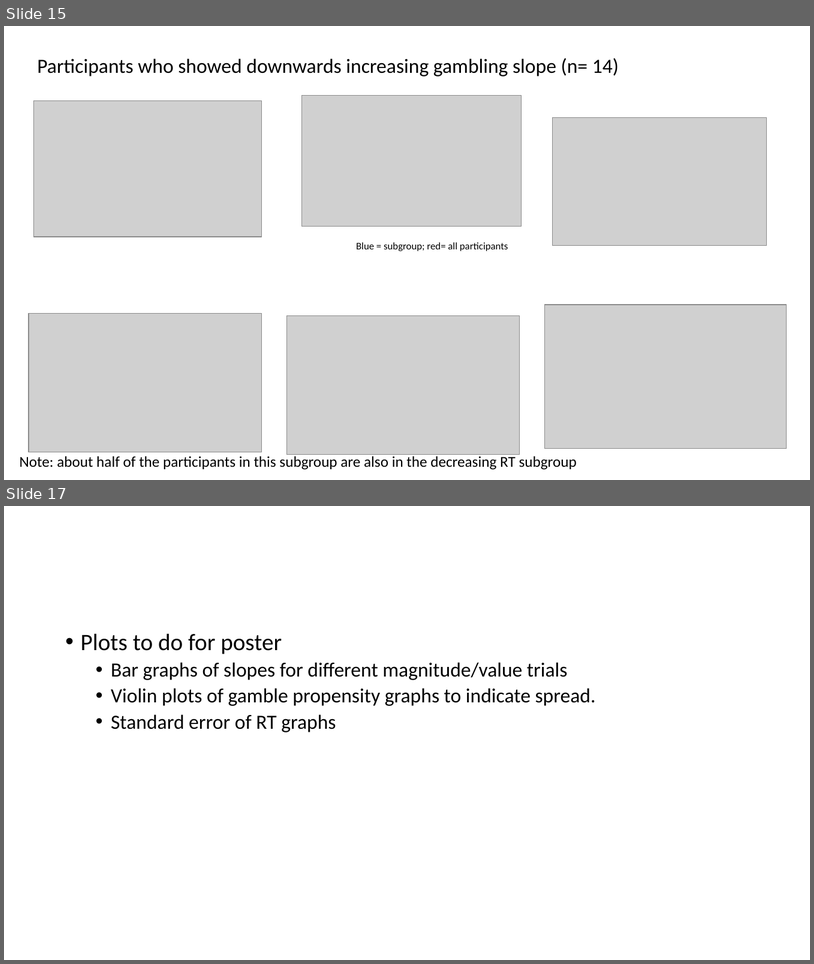
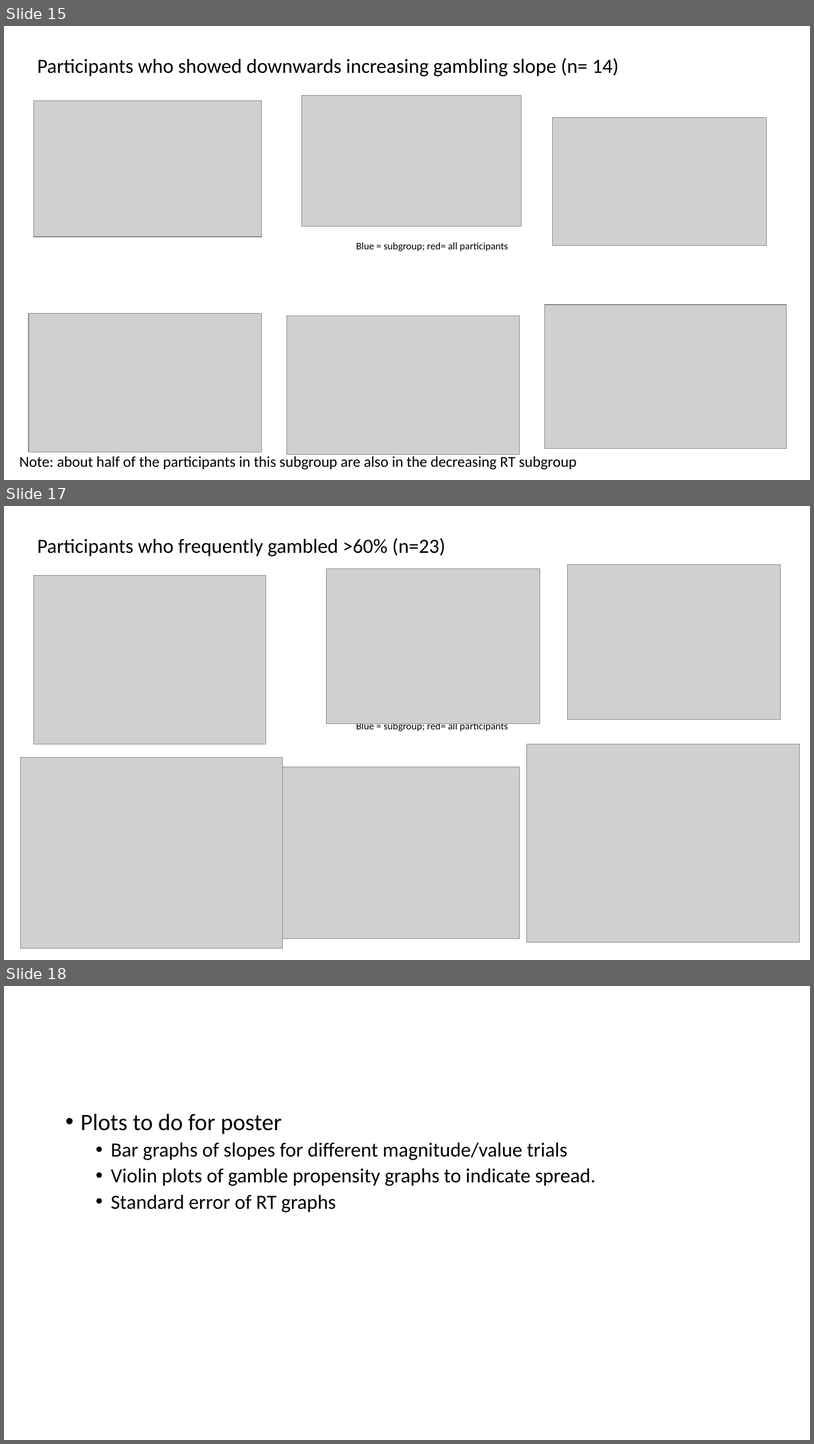
Before and after one commit to gpagnier/rampAnalysis, a slide deck: RampV03Presentation.pptx. Shown one above the other, each under a label of ours: slides 15 and 17 before the commit, slides 15, 17 and 18 after it; the slides between them are not shown. The pictures are 814x964 and 814x1444 pixels, drawn with LibreOffice and Linux fonts; fonts in the diff are those of the drawing; grey boxes stand for pictures. Boxes give left, top, right and bottom in pixels: in the first picture for what was removed or moved away, otherwise in the second. Text is boxed around its words. In the diff, an @@ line names an element or a change of style, - is before the commit and + after.

```diff
--- a/RampV03Presentation.pptx
+++ b/RampV03Presentation.pptx
@@ slide 17 added at <box>4,506,810,960</box>, background #FFFFFF @@
@@ title added at <box>37,538,446,556</box>, 24 pt, text #000000 @@
+Participants who frequently gambled >60% (n=23)
@@ picture added at <box>33,576,266,744</box> @@
@@ picture added at <box>326,568,540,723</box> @@
@@ picture added at <box>568,564,782,719</box> @@
@@ text added at <box>356,721,509,731</box>, 12 pt, text #000000 @@
+Blue = subgroup; red= all participants
@@ picture added at <box>20,757,283,948</box> @@
@@ picture added at <box>527,744,800,942</box> @@
@@ picture added at <box>283,767,520,939</box> @@
@@ what was slide 17 is now slide 18 @@
```
Also in this commit, not shown: 3 slides changed, 4 other files.
